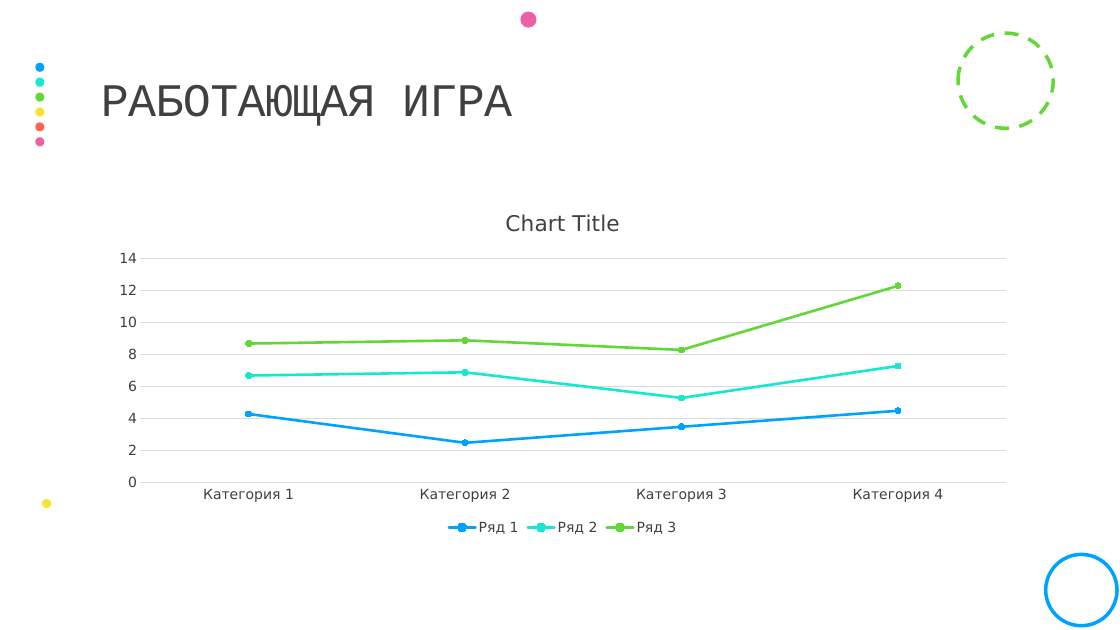
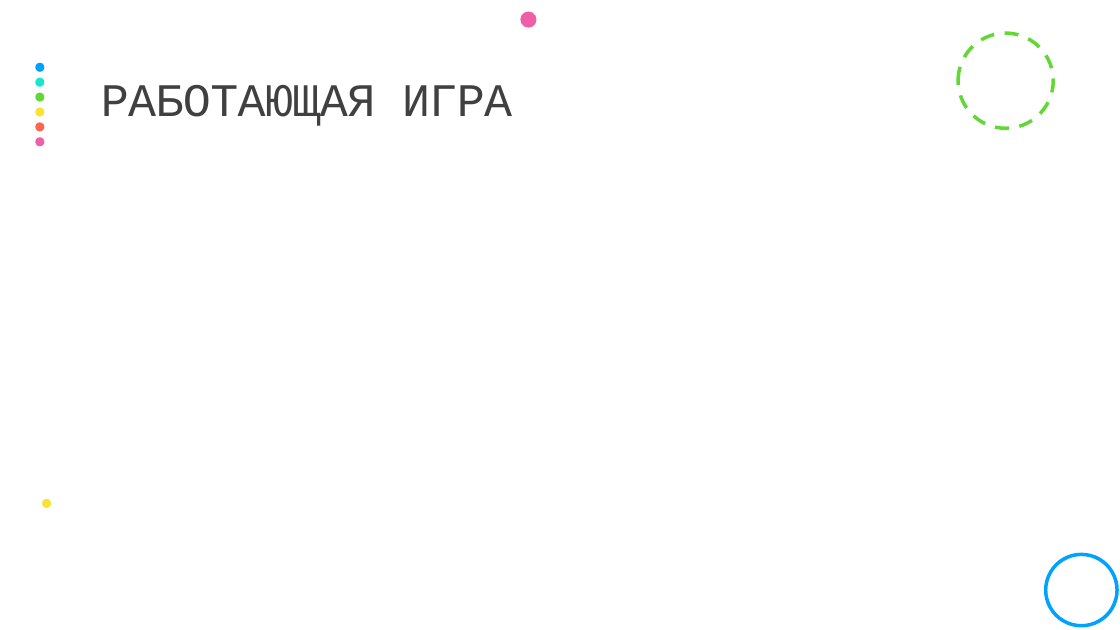
Before and after one commit to Teel-Software/HybridHarvest, a slide deck: slide 6 of Черновик Презентации.pptx. Drawn at 1120x630 pixels with LibreOffice and Linux fonts; fonts in the diff are those of the drawing. Boxes give left, top, right and bottom in pixels: in the first picture for what was removed or moved away, otherwise in the second. Text is boxed around its words. In the diff, an @@ line names an element or a change of style, - is before the commit and + after.

```diff
--- a/Черновик Презентации.pptx
+++ b/Черновик Презентации.pptx
@@ line stacked chart removed at box(101, 194, 1025, 539) @@
-categories: Категория 1, Категория 2, Категория 3, Категория 4
-Ряд 1: 4.3, 2.5, 3.5, 4.5
-Ряд 2: 2.4, 4.4, 1.8, 2.8
-Ряд 3: 2, 2, 3, 5
```
Also in this commit, not shown: 2 other slides changed, 2 slides added, 2 slides removed.
